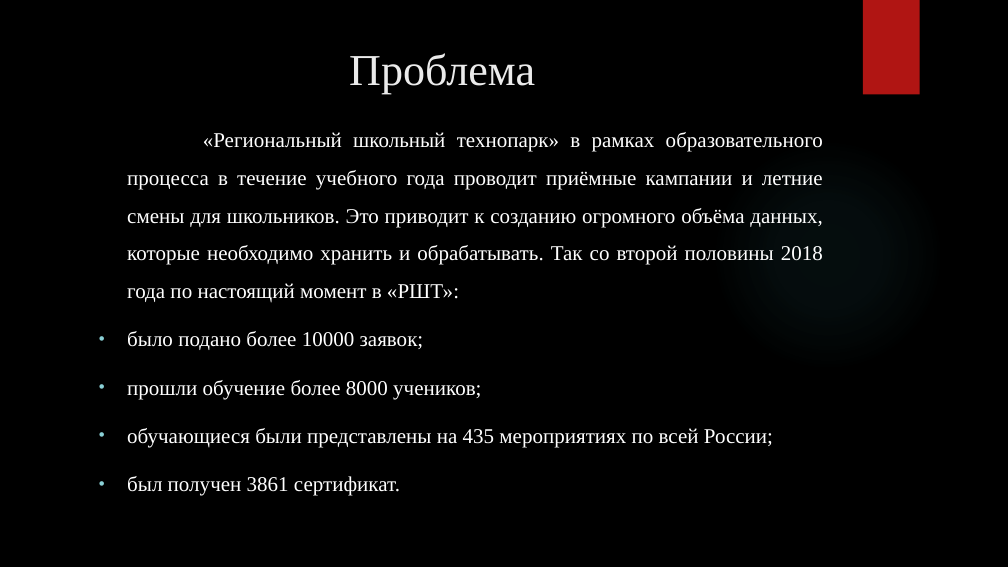
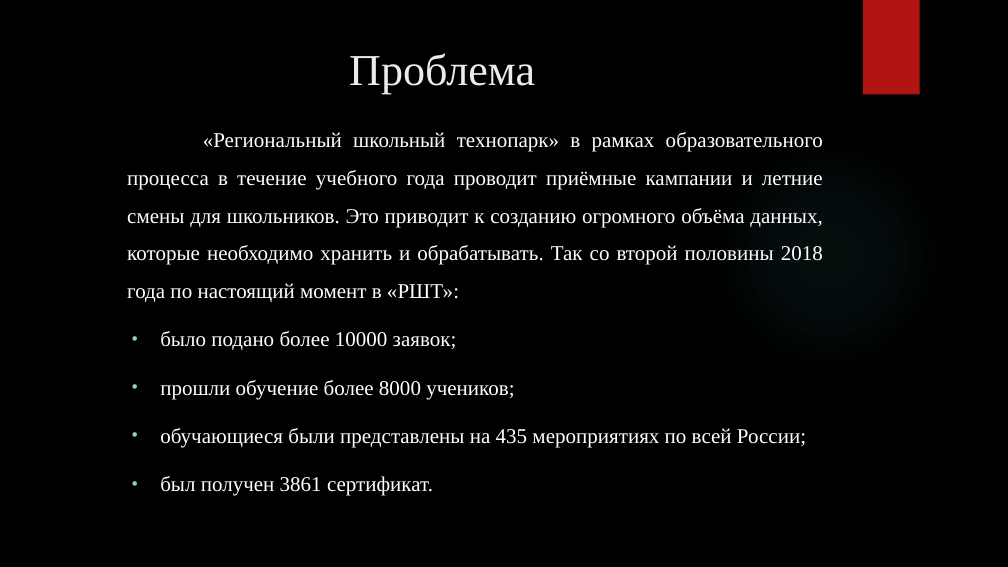
Before and after one commit to RAdKuzur/ASTU, a slide deck: slide 3 of Дипломная работа/Предзащита.pptx. Drawn at 1008x567 pixels with LibreOffice and Linux fonts; fonts in the diff are those of the drawing; background and template pictures are left out. Boxes give left, top, right and bottom in pixels: in the first picture for what was removed or moved away, otherwise in the second. Text is boxed around its words. In the diff, an @@ line names an element or a change of style, - is before the commit and + after.

```diff
--- a/Дипломная работа/Предзащита.pptx
+++ b/Дипломная работа/Предзащита.pptx
@@ text at (160, 331, 806, 496): list level 1 to 2 in "было подано более 10000 заявок;"; list level 1 to 2 in "прошли обучение более 8000 учеников;"; list level 1 to 2 in "обучающиеся были представлены на 435 ..."; list level 1 to 2 in "был получен 3861 сертификат." @@
```
Also in this commit, not shown: 1 other slide changed, 2 slides added, 3 other files.
